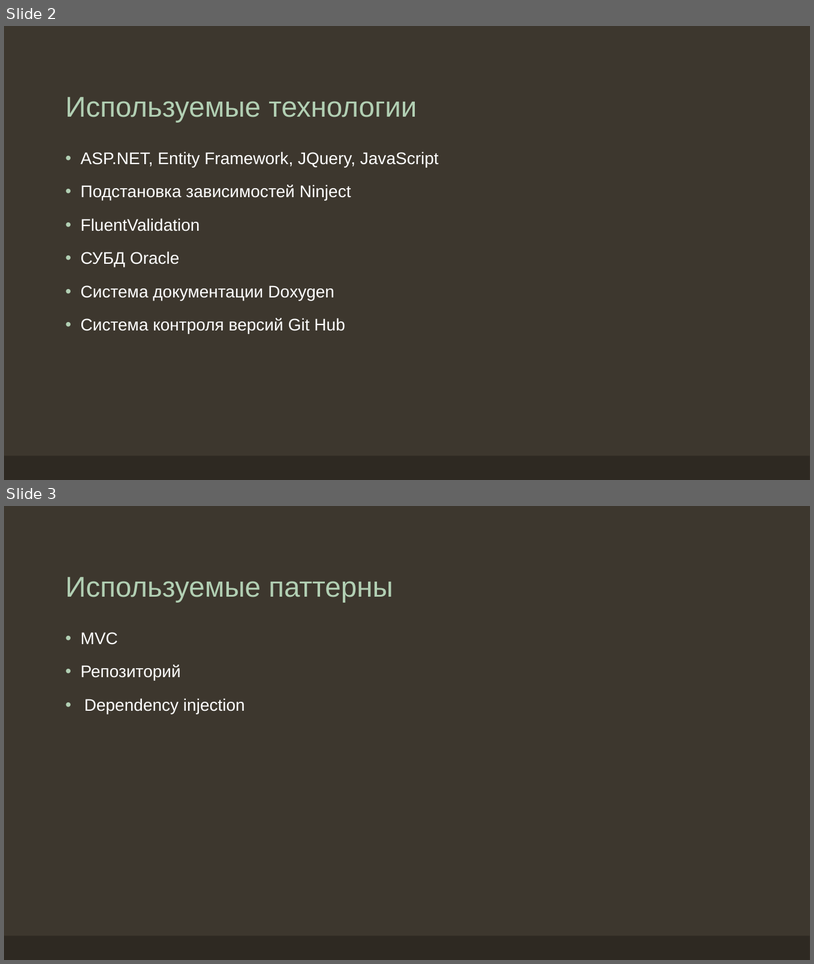
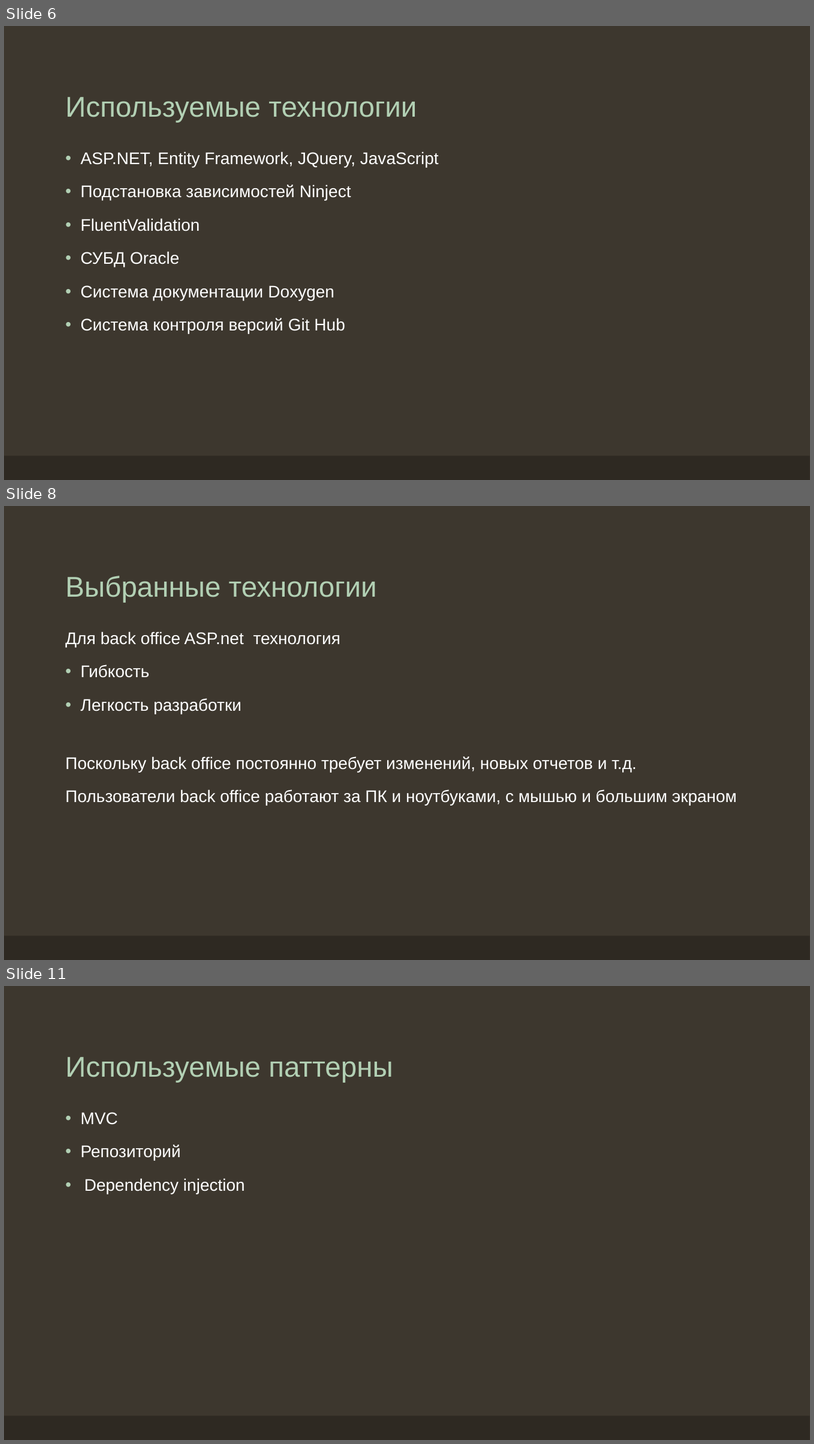
Before and after one commit to Paul-Brustinov/InStudyAsp, a slide deck: Doc/ERP-система учебного заведения.pptx. Shown one above the other, each under a label of ours: slides 2 and 3 before the commit, slides 6, 8 and 11 after it; the slides between them are not shown. The pictures are 814x964 and 814x1444 pixels, drawn with LibreOffice and Linux fonts; fonts in the diff are those of the drawing. Boxes give left, top, right and bottom in pixels: in the first picture for what was removed or moved away, otherwise in the second. Text is boxed around its words. In the diff, an @@ line names an element or a change of style, - is before the commit and + after.

```diff
--- a/Doc/ERP-система учебного заведения.pptx
+++ b/Doc/ERP-система учебного заведения.pptx
@@ slide 8 added at (4,506,810,960), background #3D372E; not listed: 1 template element that a slide beside it also shows @@
@@ title added at (65,576,377,602), 34 pt, text #B2D0B4 @@
+Выбранные технологии
@@ text added at (65,631,737,805), 20 pt, text #FFFFFF @@
+Для back office ASP.net технология
+• Гибкость
+• Легкость разработки
+Поскольку back office постоянно требует изменений, новых отчетов и т.д.
+Пользователи back office работают за ПК и ноутбуками, с мышью и большим экраном
@@ what was slide 2 is now slide 6 @@
@@ what was slide 3 is now slide 11 @@
```
Also in this commit, not shown: 1 slide changed, 10 other slides added, 9 slides removed, 1 other file.
